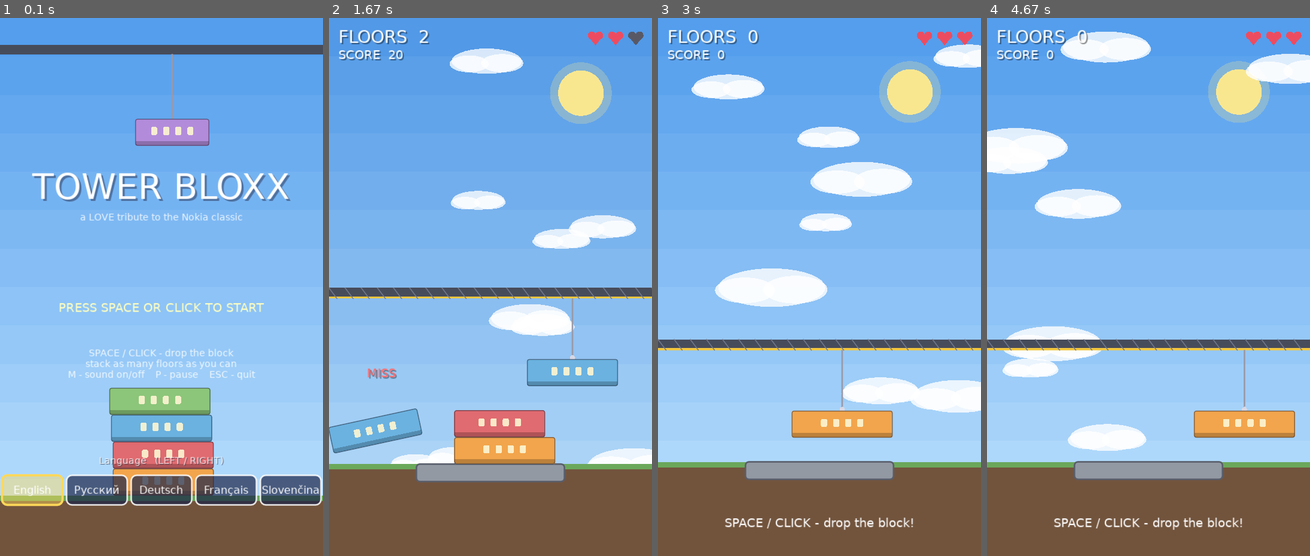
Above: before the commit, frames 1-4 (left to right).
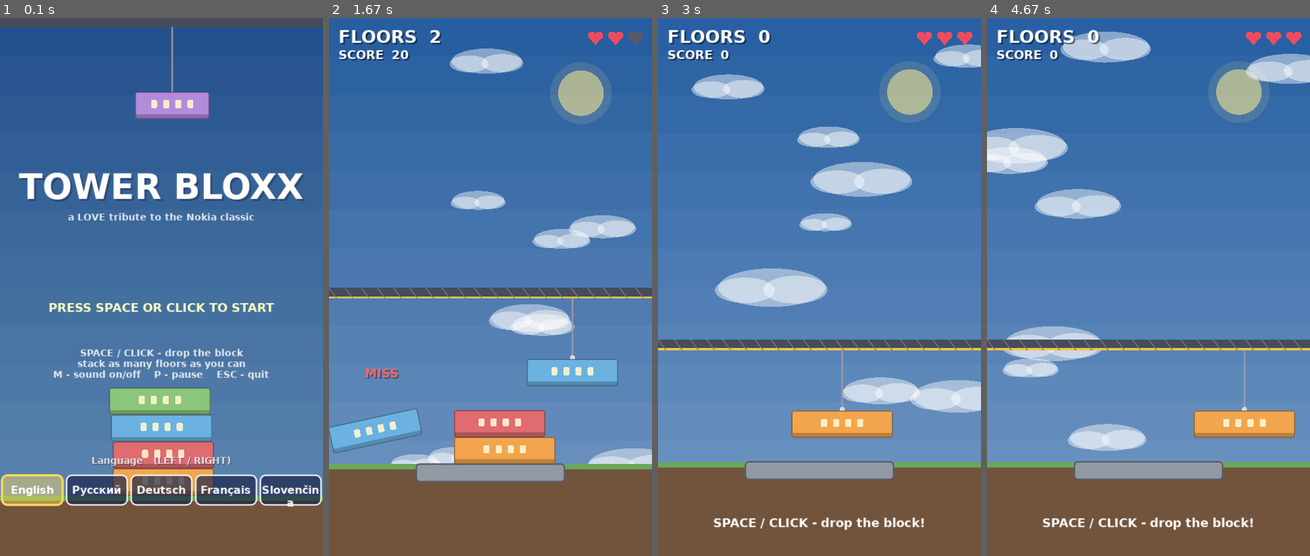
Above: after the commit, the same moments.

Repository: dbelohonov/game_tower
Game: LÖVE game, started from main.lua
The game is run twice, just before and just after one commit, with the same random seed, the same clock (stepped at 60 frames per second) and the same inputs.
Inputs (mouse positions are in pixels of both pictures, inside the frame that each line leads up to):
- Up to frame 1 (0.1 s): no input
- Up to frame 2 (1.67 s): tap Enter at 0.33, 1 s; click (477, 308) at 0.72 s; click (493, 324) at 1.38 s
- Up to frame 3 (3 s): click (719, 206) at 1.72 s; click (935, 475) at 2.05 s; click (825, 104) at 2.38 s; click (803, 426) at 2.72 s
- Up to frame 4 (4.67 s): click (1138, 195) at 3.05 s; click (1103, 174) at 3.38 s; click (1232, 238) at 3.72 s; click (1248, 276) at 4.05 s; click (1216, 190) at 4.38 s

The runs differ from the first frame. In frame 1, 82% of the frame differs, in the area x 0-100%, y 0-91%; in frame 2, 74%; in frame 3, 79%; in frame 4, 79%.

Commit message:
Make UI text bold and dim backgrounds for readability
All UI text now renders in DejaVu Sans Bold (bundled as
assets/fonts/DejaVuSans-Bold.ttf; I18n.font returns the bold face by
default) and the HUD drop shadow is stronger. The intro sky gradient and
the in-game day sky, sun and clouds are dimmed so the text stands out.
On the title screen the crane beam now sits flush against the top
border, removing the empty gap above it.

Co-Authored-By: Claude <noreply@anthropic.com>

Diff:
--- a/src/background.lua
+++ b/src/background.lua
@@ -5,8 +5,9 @@
 
 local W, H = Config.screen.width, Config.screen.height
 
-local SKY_TOP_DAY = { 0.33, 0.62, 0.93 }
-local SKY_BOTTOM_DAY = { 0.78, 0.91, 1.00 }
+-- Day sky is kept fairly dark/desaturated so the HUD text stays readable.
+local SKY_TOP_DAY = { 0.16, 0.38, 0.64 }
+local SKY_BOTTOM_DAY = { 0.48, 0.62, 0.78 }
 local SKY_TOP_SPACE = { 0.04, 0.05, 0.15 }
 local SKY_BOTTOM_SPACE = { 0.20, 0.24, 0.45 }
 
@@ -85,11 +86,11 @@
         end
     end
 
-    -- sun
+    -- sun (dimmed so it does not compete with the HUD text)
     local sunY = 110 + alt * 60
-    love.graphics.setColor(1, 0.92, 0.55, 0.25)
+    love.graphics.setColor(1, 0.92, 0.55, 0.12)
     love.graphics.circle("fill", W * 0.78, sunY, 46)
-    love.graphics.setColor(1, 0.92, 0.55, 0.95)
+    love.graphics.setColor(1, 0.92, 0.55, 0.55)
     love.graphics.circle("fill", W * 0.78, sunY, 34)
 
     -- clouds with parallax; they fade away as we reach space
@@ -99,7 +100,7 @@
         local span = H + 120
         for _, c in ipairs(self.clouds) do
             local sy = (c.y + rise * c.depth) % span - 60
-            self:drawCloud(c.x, sy, c.w, 0.8 * cloudAlpha)
+            self:drawCloud(c.x, sy, c.w, 0.45 * cloudAlpha)
         end
     end
 end
--- a/src/hud.lua
+++ b/src/hud.lua
@@ -20,7 +20,7 @@
 
 local function shadowPrint(text, x, y, font, ox)
     love.graphics.setFont(font)
-    love.graphics.setColor(0, 0, 0, 0.45)
+    love.graphics.setColor(0, 0, 0, 0.6)
     love.graphics.print(text, x + 2, y + 2, 0, 1, 1, ox or 0, 0)
     love.graphics.setColor(1, 1, 1)
     love.graphics.print(text, x, y, 0, 1, 1, ox or 0, 0)
--- a/src/i18n.lua
+++ b/src/i18n.lua
@@ -15,7 +15,8 @@
 local I18n = {}
 
 local LANG_FILE = "language.txt"
-local FONT_PATH = "assets/fonts/DejaVuSans.ttf" -- covers Latin + Cyrillic
+local FONT_PATH = "assets/fonts/DejaVuSans-Bold.ttf" -- bold for readability; covers Latin + Cyrillic
+local FONT_PATH_REGULAR = "assets/fonts/DejaVuSans.ttf"
 
 -- Order matters: this is the order of the buttons in the menu selector.
 I18n.languages = { "en", "ru", "de", "fr", "sk" }
@@ -269,35 +270,39 @@
 end
 
 ---------------------------------------------------------------------------
--- Unicode font helper (DejaVu Sans covers Latin + Cyrillic + diacritics)
+-- Unicode font helper (DejaVu Sans covers Latin + Cyrillic + diacritics).
+-- I18n.font(size) returns the BOLD face (all UI text is bold for
+-- readability); I18n.font(size, "regular") returns the normal weight.
 ---------------------------------------------------------------------------
 
 local fontCache = {}
-local fontChecked, fontOk = false, false
-
-local function unicodeFontAvailable()
-    if not fontChecked then
-        fontChecked = true
-        fontOk = love.filesystem.getInfo(FONT_PATH) ~= nil
-        if not fontOk then
-            print("i18n: " .. FONT_PATH .. " not found, falling back to the default font")
-        end
-    end
-    return fontOk
-end
-
-function I18n.font(size)
-    local cached = fontCache[size]
+local fontAvailable = {}
+
+local function unicodeFontAvailable(path)
+    if fontAvailable[path] == nil then
+        fontAvailable[path] = love.filesystem.getInfo(path) ~= nil
+        if not fontAvailable[path] then
+            print("i18n: " .. path .. " not found, falling back to the default font")
+        end
+    end
+    return fontAvailable[path]
+end
+
+function I18n.font(size, weight)
+    weight = (weight == "regular") and "regular" or "bold"
+    local key = size .. "/" .. weight
+    local cached = fontCache[key]
     if cached then
         return cached
     end
+    local path = (weight == "regular") and FONT_PATH_REGULAR or FONT_PATH
     local font
-    if unicodeFontAvailable() then
-        font = love.graphics.newFont(FONT_PATH, size)
+    if unicodeFontAvailable(path) then
+        font = love.graphics.newFont(path, size)
     else
         font = love.graphics.newFont(size)
     end
-    fontCache[size] = font
+    fontCache[key] = font
     return font
 end
 
--- a/src/states/menu.lua
+++ b/src/states/menu.lua
@@ -61,11 +61,11 @@
 ---------------------------------------------------------------------------
 
 function Menu.draw()
-    -- gradient sky
+    -- gradient sky (kept dark so the white UI text stays readable)
     local bands = 14
     for i = 0, bands - 1 do
         local t = i / bands
-        love.graphics.setColor(0.33 + 0.45 * t, 0.62 + 0.29 * t, 0.93 + 0.07 * t)
+        love.graphics.setColor(0.14 + 0.26 * t, 0.32 + 0.24 * t, 0.55 + 0.16 * t)
         love.graphics.rectangle("fill", 0, t * H, W, H / bands + 1)
     end
 
@@ -80,14 +80,14 @@
         Blocks.draw(W / 2 - 75 + math.sin(Menu.time * 1.2 + i) * 3, H - 90 - i * 40, 150, i - 1)
     end
 
-    -- swinging crane diorama
+    -- swinging crane diorama; the beam sits flush against the top border
     local swing = math.sin(Menu.time * 1.6) * 120
     love.graphics.setColor(0.28, 0.30, 0.36)
-    love.graphics.rectangle("fill", -50, 40, W + 100, 14)
+    love.graphics.rectangle("fill", -50, 0, W + 100, 14)
     love.graphics.setColor(0.6, 0.6, 0.66)
     love.graphics.setLineWidth(2)
-    love.graphics.line(W / 2 + swing, 54, W / 2 + swing, 150)
-    Blocks.draw(W / 2 + swing - 55, 150, 110, 4)
+    love.graphics.line(W / 2 + swing, 14, W / 2 + swing, 110)
+    Blocks.draw(W / 2 + swing - 55, 110, 110, 4)
 
     Menu.fontTitle = Menu.fontTitle or I18n.font(52)
     Menu.fontMedium = Menu.fontMedium or I18n.font(18)
Binary file added: assets/fonts/DejaVuSans-Bold.ttf
